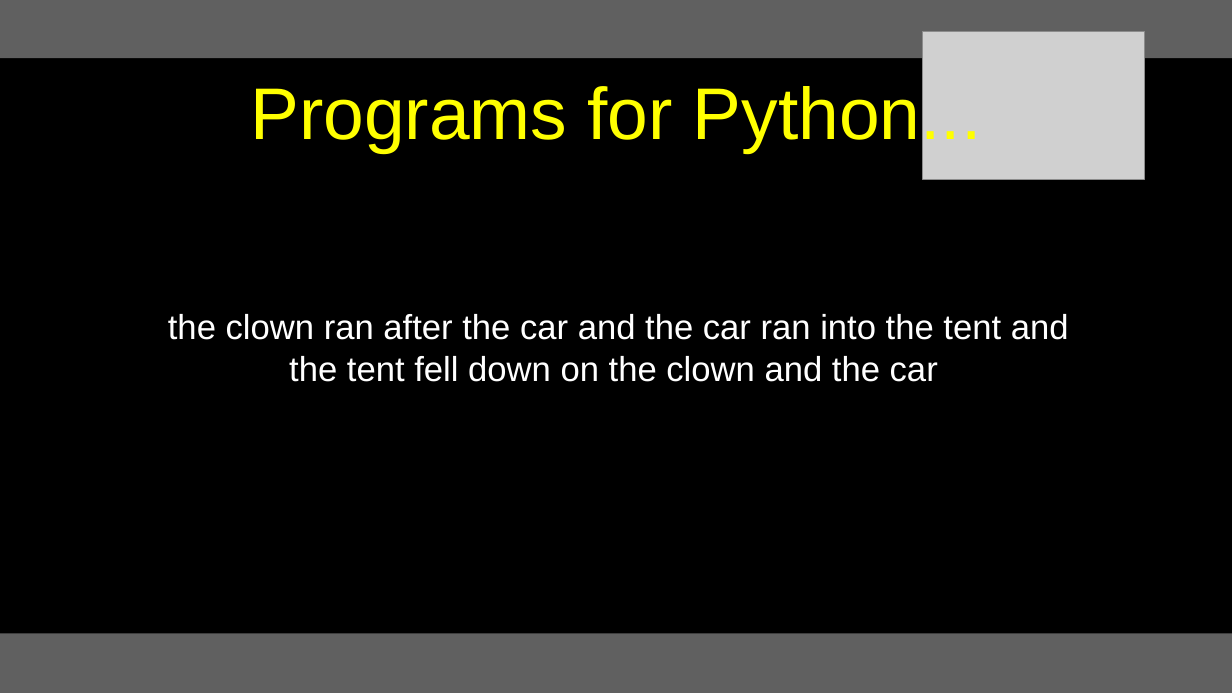
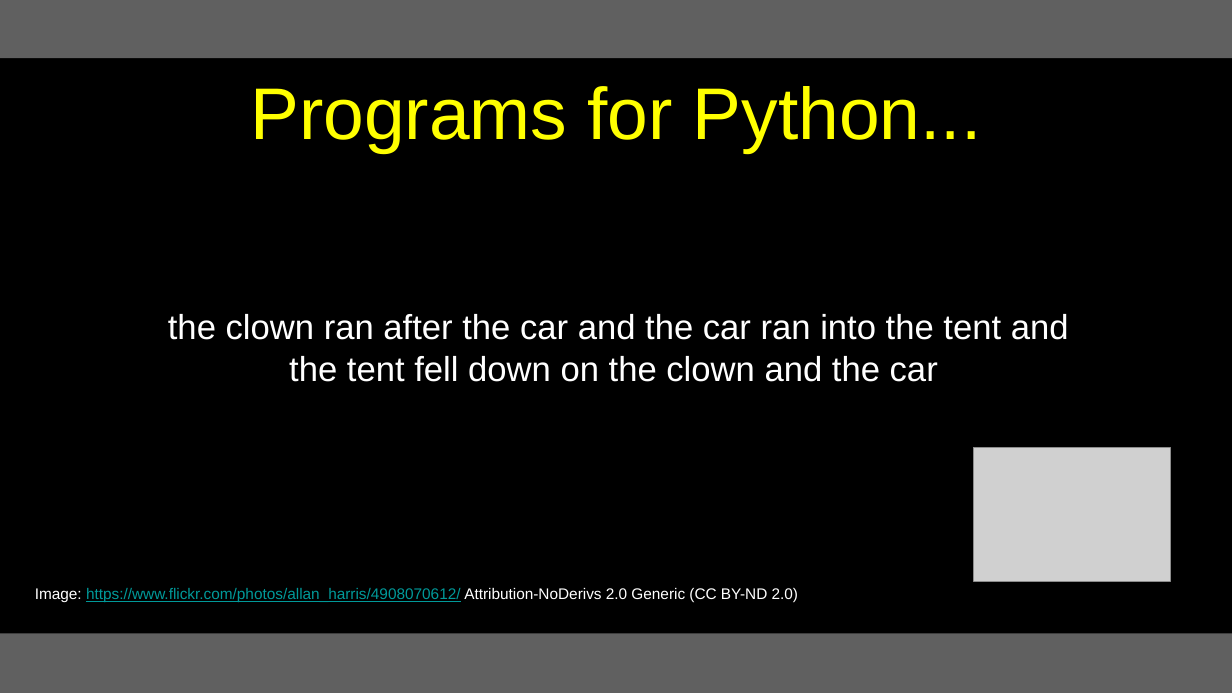
Before and after one commit to csev/py4e, a slide deck: slide 12 of lectures3/Pythonlearn-01-Intro.pptx. Drawn at 1232x693 pixels with LibreOffice and Linux fonts; fonts in the diff are those of the drawing; grey boxes stand for pictures. Boxes give left, top, right and bottom in pixels: in the first picture for what was removed or moved away, otherwise in the second. Text is boxed around its words. In the diff, an @@ line names an element or a change of style, - is before the commit and + after.

```diff
--- a/lectures3/Pythonlearn-01-Intro.pptx
+++ b/lectures3/Pythonlearn-01-Intro.pptx
@@ picture removed at [922,32,1144,179] @@
@@ picture added at [973,448,1170,581] @@
@@ text added at [35,588,798,603], 16 pt, text #009999, underline @@
+Image: https://www.flickr.com/photos/allan_harris/4908070612/ Attribution-NoDerivs 2.0 Generic (CC BY-ND 2.0)
```
Also in this commit, not shown: 28 other slides changed, 1 slide removed, 10 other files.
